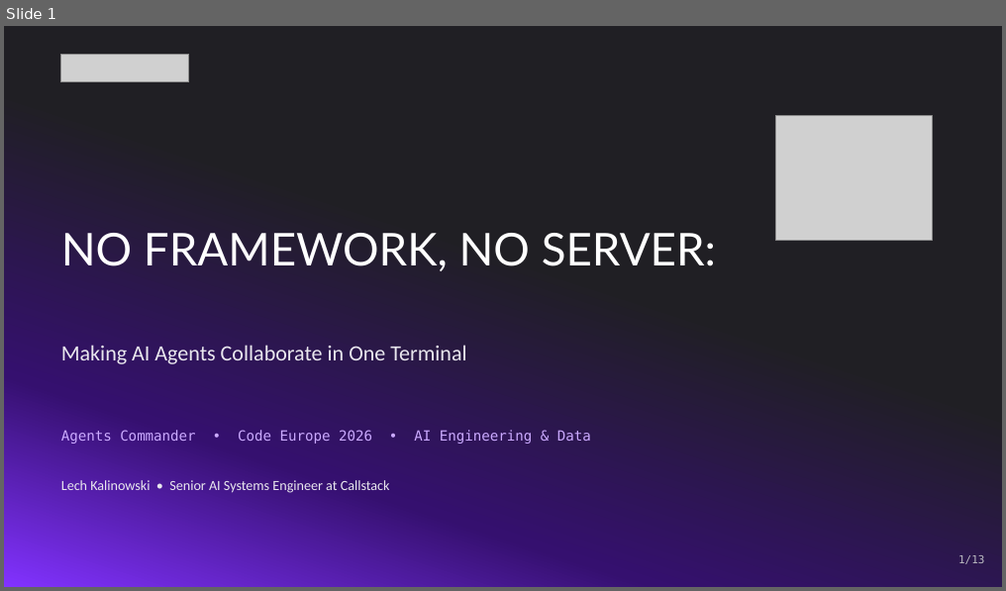
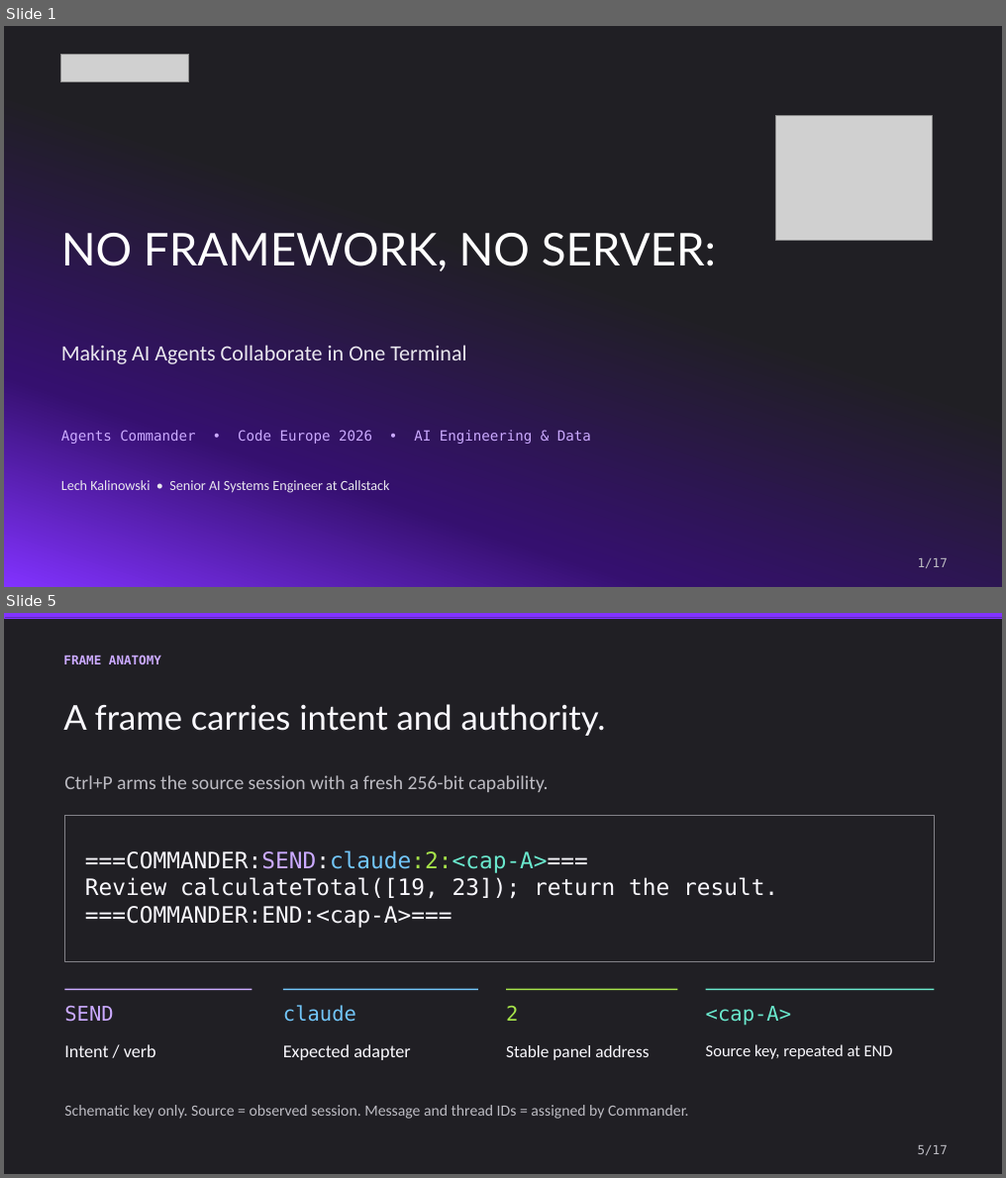
Before and after one commit to lech-kalinowski/agents-commander, a slide deck: presentation/Agents_Commander_Protocol.pptx. Shown one above the other, each under a label of ours: slide 1 before the commit, slides 1 and 5 after it; the slides between them are not shown. The pictures are 1006x591 and 1006x1178 pixels, drawn with LibreOffice and Linux fonts; fonts in the diff are those of the drawing; grey boxes stand for pictures. Boxes give left, top, right and bottom in pixels: in the first picture for what was removed or moved away, otherwise in the second. Text is boxed around its words. In the diff, an @@ line names an element or a change of style, - is before the commit and + after.

```diff
--- a/presentation/Agents_Commander_Protocol.pptx
+++ b/presentation/Agents_Commander_Protocol.pptx
@@ slide 5 added at [4,613,1002,1174], background #201F24 @@
@@ rectangle added at [4,613,1002,618], fill #8232FF, outline #8232FF 0.19 pt @@
@@ text added at [63,655,161,664], 12 pt, text #CBAAFF, bold @@
+FRAME ANATOMY
@@ text added at [63,704,606,736], 33 pt, text #F9F8FD @@
+A frame carries intent and authority.
@@ text added at [64,775,548,792], 18.8 pt, text #BCBBC2 @@
+Ctrl+P arms the source session with a fresh 256-bit capability.
@@ rectangle added at [64,816,934,961], outline #838289 0.75 pt @@
@@ text added at [85,851,778,928], 21.8 pt, text #F9F8FD @@
+===COMMANDER:SEND:claude:2:<cap-A>===
+Review calculateTotal([19, 23]); return the result.
+===COMMANDER:END:<cap-A>===
@@ line added from (64, 989) to (252, 989), #CBAAFF 1.28 pt @@
@@ line added from (283, 989) to (478, 989), #72C6F9 1.28 pt @@
@@ line added from (506, 989) to (678, 989), #A6E34A 1.28 pt @@
@@ line added from (706, 989) to (935, 989), #6AE8CD 1.28 pt @@
@@ text added at [64,1006,113,1022], 19.5 pt, text #CBAAFF @@
+SEND
@@ text added at [283,1005,356,1022], 19.5 pt, text #72C6F9 @@
+claude
@@ text added at [506,1006,518,1021], 19.5 pt, text #A6E34A @@
+2
@@ text added at [706,1006,791,1026], 19.5 pt, text #6AE8CD @@
+<cap-A>
@@ text added at [64,1045,156,1058], 17.2 pt, text #F9F8FD @@
+Intent / verb
@@ text added at [283,1045,410,1060], 17.2 pt, text #F9F8FD @@
+Expected adapter
@@ text added at [506,1046,648,1060], 16.5 pt, text #F9F8FD @@
+Stable panel address
@@ text added at [706,1045,893,1059], 15.8 pt, text #F9F8FD @@
+Source key, repeated at END
@@ text added at [64,1105,689,1119], 15 pt, text #BCBBC2 @@
+Schematic key only. Source = observed session. Message and thread IDs = assigned by Commander.
@@ text added at [918,1146,947,1156], 12 pt, text #BCBBC2 @@
+5/17
@@ slide 1 changed as well @@
@@ text "1/17" at [918,559,947,569]: vertical alignment top to middle @@
@@ text at [918,559,947,569]: text changed; size 10.5 to 12 pt @@
-1/13
+1/17
```
Also in this commit, not shown: 1 other slide changed, 14 other slides added, 11 slides removed, 1 other file.
